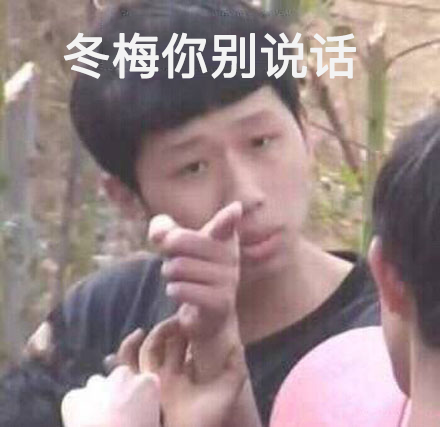
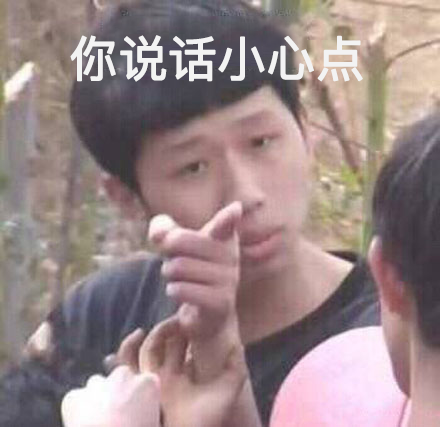
Revision of a layered 440×427 image; what changed, layer by layer:
renamed "冬梅你别说话" to "你说话小心点", painted on it over bbox(63, 32, 363, 82)
